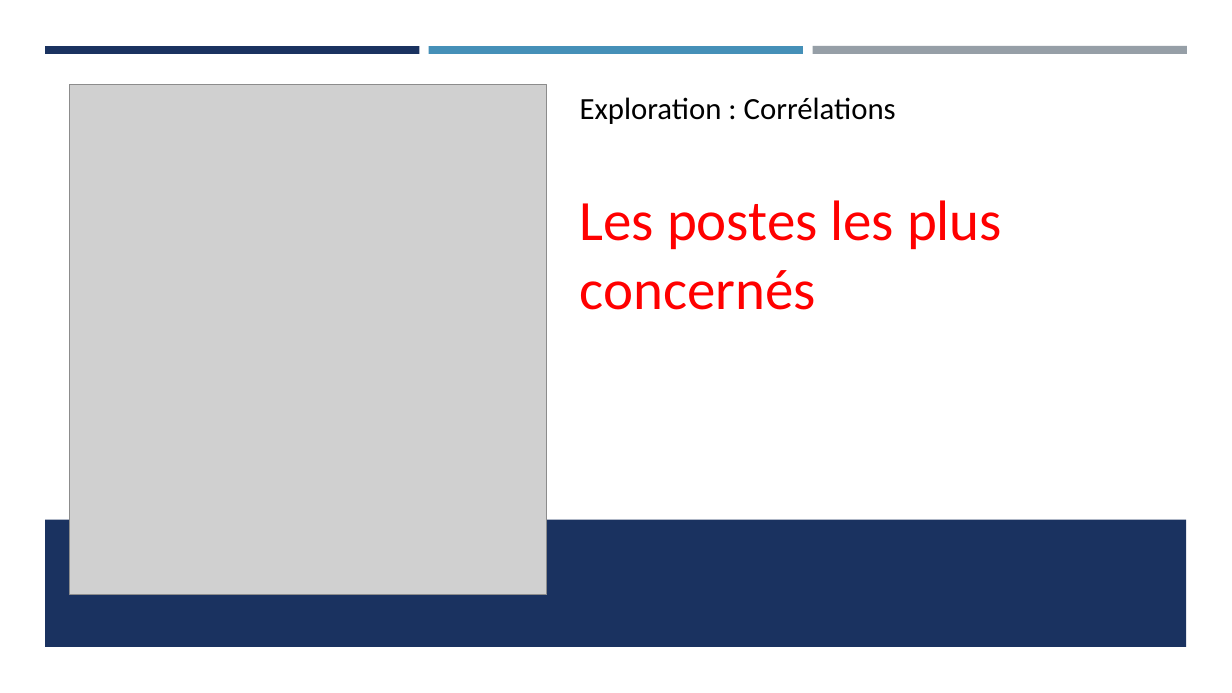
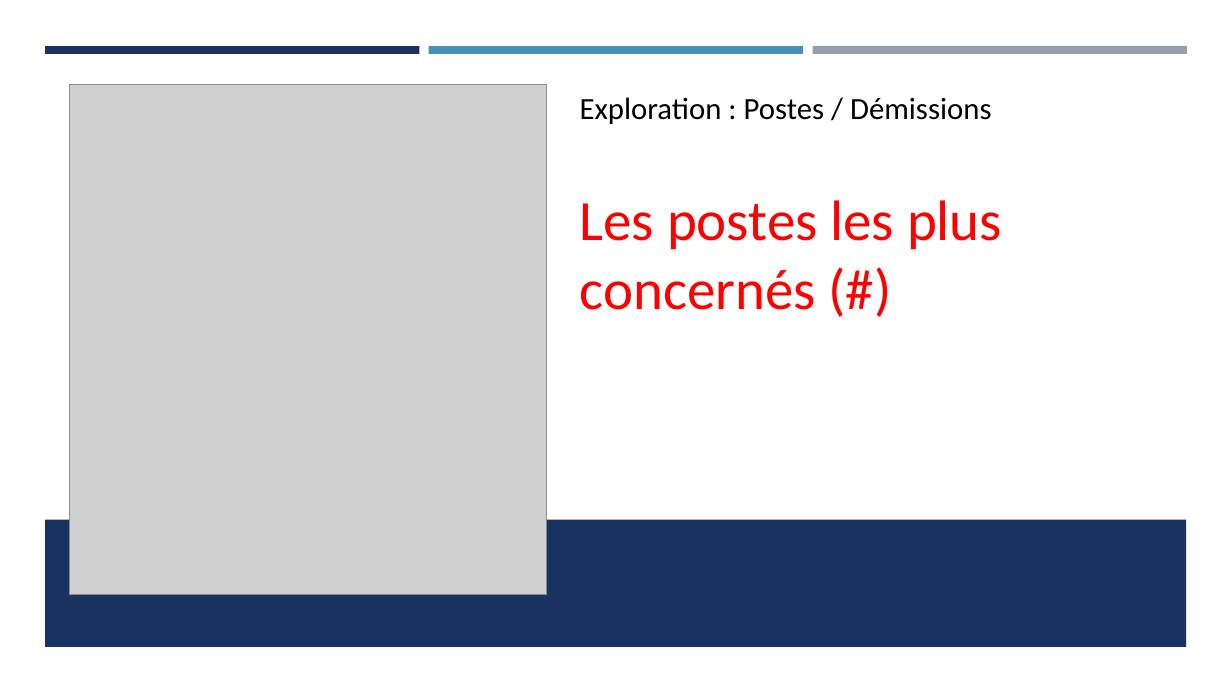
Before and after one commit to Ace4teaM/OCR-NovaTech, a slide deck: slide 13 of Presentation.pptx (slide 9 before the commit). Drawn at 1232x693 pixels with LibreOffice and Linux fonts; fonts in the diff are those of the drawing; grey boxes stand for pictures. Boxes give left, top, right and bottom in pixels: in the first picture for what was removed or moved away, otherwise in the second. Text is boxed around its words. In the diff, an @@ line names an element or a change of style, - is before the commit and + after.

Commit message:
Renforce l'exploration des données

```diff
--- a/Presentation.pptx
+++ b/Presentation.pptx
@@ text at (580, 97, 992, 124): text changed @@
-Exploration : Corrélations
+Exploration : Postes / Démissions
@@ text at (580, 200, 1002, 310): text changed @@
-Les postes les plus concernés
+Les postes les plus concernés (#)
```
Also in this commit, not shown: 1 other slide changed, 10 slides added, 1 slide removed, 4 other files.
